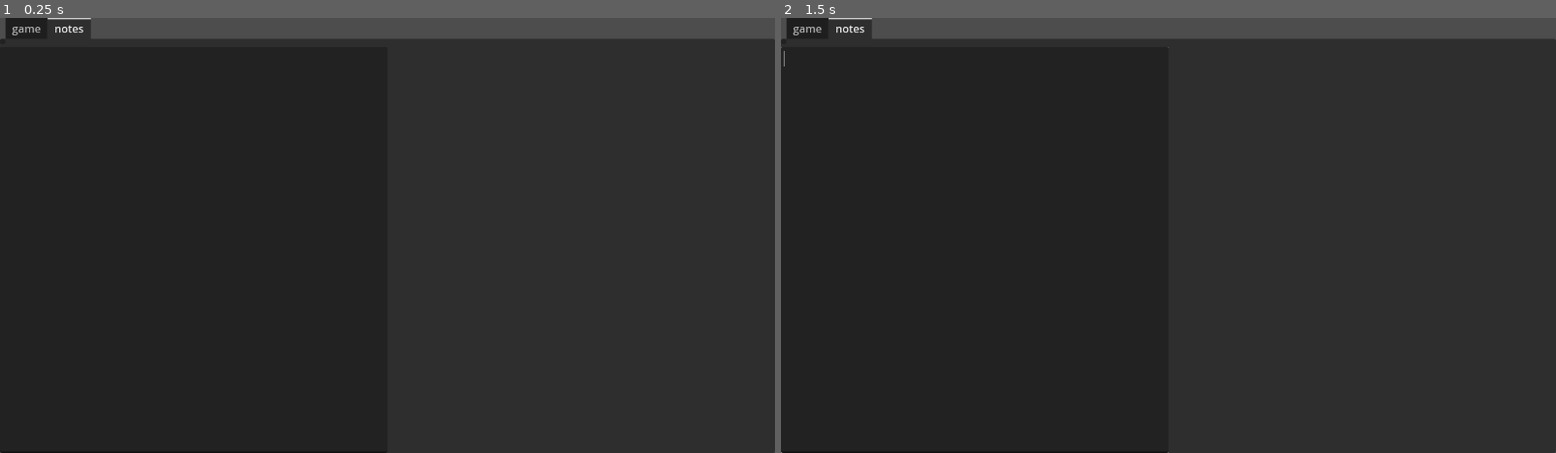
Above: before the commit, frames 1-2 (left to right).
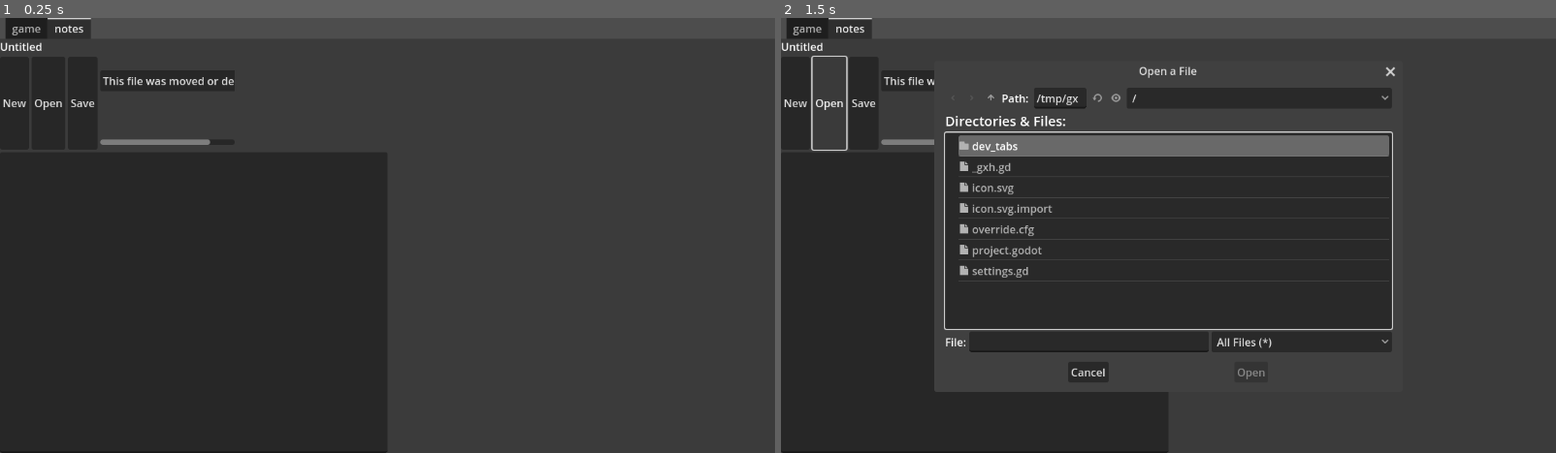
Above: after the commit, the same moments.

Repository: Furio-Faerfax/godot-dev-tabs
Game: Godot game, scene res://dev_tabs/dev_tabs.tscn
Two runs of this game, one before a commit and one after it. Both use one fixed random seed, a clock stepped at 60 frames per second and the inputs below. Before the commit the project starts from res://dev_tabs/notes_n_gdd.tscn.
Inputs (mouse positions are in pixels of both pictures, inside the frame that each line leads up to):
- Up to frame 1 (0.25 s): no input
- Up to frame 2 (1.5 s): click (781, 39) at 0.52 s; click (827, 105) at 1.25 s, where only the run after the commit has a clickable "Open"

The runs differ from the first frame. In frame 1, 8.8% of the frame differs, in the area x 0-50%, y 4-31%; in frame 2, 15%, in the area x 0-80%, y 4-100%.

Commit message:
The Editor is working, but at some point I messed up so the code is not the best way to do it but it works, recent files, are now added when loaded or new files are saved, they will sort up when they are already in the list or when they get selected. unsaved changes will give a warning when switching files

Diff:
--- /dev/null
+++ b/dev_tabs/dev_tab_file_handler.gd
@@ -0,0 +1,28 @@
+class_name dev_tab_file_handler
+
+signal file_deleted(path)
+
+
+func save(path, data: String):
+	var file = FileAccess.open(path, FileAccess.WRITE)
+	file.store_line(data)
+	file.close()
+
+func loading(path):
+	var file = FileAccess.open(path, FileAccess.READ)
+	if file:
+		var data = file.get_as_text()
+		file.close()
+		#print(data)
+		var data_arr = data.split("\n")
+		var data_array := []
+		for line in data_arr:
+			var t = line.split("|")
+			t.push_back("")
+			t.push_back(path)
+			data_array.push_back(t)
+		#print(data_array)
+		return data_array
+	else:
+		file_deleted.emit(path)
+		return [["This file was moved or deleted!", path, "file_deleted", path]]
--- /dev/null
+++ b/dev_tabs/dev_tabs.tscn
@@ -0,0 +1,154 @@
+[gd_scene load_steps=7 format=3 uid="uid://cf8v77spj0qii"]
+
+[ext_resource type="Script" path="res://dev_tabs/root.gd" id="1_527f6"]
+[ext_resource type="Theme" uid="uid://lfn137rvcqs6" path="res://dev_tabs/disabled_panel_bg.tres" id="2_upsdm"]
+[ext_resource type="Script" path="res://dev_tabs/tabs.gd" id="3_2x37h"]
+[ext_resource type="Script" path="res://dev_tabs/tab_splitter.gd" id="4_mecg8"]
+[ext_resource type="Script" path="res://dev_tabs/editor.gd" id="5_b7r6v"]
+[ext_resource type="PackedScene" uid="uid://1av4nnxgw4sq" path="res://dev_tabs/drop_down/drop_down.tscn" id="6_ghe41"]
+
+[node name="root" type="Control" groups=["root"]]
+layout_mode = 3
+anchors_preset = 15
+anchor_right = 1.0
+anchor_bottom = 1.0
+grow_horizontal = 2
+grow_vertical = 2
+script = ExtResource("1_527f6")
+
+[node name="game" type="Node2D" parent="."]
+position = Vector2(-22, -42)
+
+[node name="game_area" type="Control" parent="."]
+top_level = true
+clip_contents = true
+layout_mode = 1
+anchors_preset = 15
+anchor_right = 1.0
+anchor_bottom = 1.0
+offset_top = 33.0
+grow_horizontal = 2
+grow_vertical = 2
+
+[node name="canvas" type="CanvasLayer" parent="."]
+
+[node name="tabs" type="TabContainer" parent="canvas"]
+clip_contents = true
+anchors_preset = 15
+anchor_right = 1.0
+anchor_bottom = 1.0
+grow_horizontal = 2
+grow_vertical = 2
+theme = ExtResource("2_upsdm")
+current_tab = 1
+script = ExtResource("3_2x37h")
+
+[node name="game" type="Control" parent="canvas/tabs"]
+visible = false
+clip_contents = true
+layout_mode = 2
+theme = ExtResource("2_upsdm")
+metadata/_tab_index = 0
+
+[node name="notes" type="TabBar" parent="canvas/tabs"]
+layout_mode = 2
+metadata/_tab_index = 1
+
+[node name="tab_bg" type="ColorRect" parent="canvas/tabs/notes"]
+layout_mode = 1
+anchors_preset = 15
+anchor_right = 1.0
+anchor_bottom = 1.0
+grow_horizontal = 2
+grow_vertical = 2
+color = Color(0.230315, 0.230315, 0.230315, 1)
+
+[node name="tab_splitter" type="HSplitContainer" parent="canvas/tabs/notes"]
+layout_mode = 1
+anchors_preset = 15
+anchor_right = 1.0
+anchor_bottom = 1.0
+grow_horizontal = 2
+grow_vertical = 2
+script = ExtResource("4_mecg8")
+
+[node name="editor" type="VBoxContainer" parent="canvas/tabs/notes/tab_splitter"]
+layout_mode = 2
+script = ExtResource("5_b7r6v")
+
+[node name="current_document" type="Label" parent="canvas/tabs/notes/tab_splitter/editor"]
+layout_mode = 2
+
+[node name="tools" type="HBoxContainer" parent="canvas/tabs/notes/tab_splitter/editor"]
+layout_mode = 2
+
+[node name="new" type="Button" parent="canvas/tabs/notes/tab_splitter/editor/tools"]
+layout_mode = 2
+text = "New"
+
+[node name="open" type="Button" parent="canvas/tabs/notes/tab_splitter/editor/tools"]
+layout_mode = 2
+text = "Open"
+
+[node name="save" type="Button" parent="canvas/tabs/notes/tab_splitter/editor/tools"]
+layout_mode = 2
+text = "Save"
+
+[node name="drop_down" parent="canvas/tabs/notes/tab_splitter/editor/tools" instance=ExtResource("6_ghe41")]
+layout_mode = 2
+save_path = "user://recent_files.txt"
+type = "recent_files"
+
+[node name="text" type="TextEdit" parent="canvas/tabs/notes/tab_splitter/editor"]
+layout_mode = 2
+size_flags_vertical = 3
+
+[node name="notes" type="VBoxContainer" parent="canvas/tabs/notes/tab_splitter"]
+layout_mode = 2
+
+[node name="HBoxContainer" type="HBoxContainer" parent="canvas/tabs/notes/tab_splitter/notes"]
+layout_mode = 2
+
+[node name="ColorRect" type="ColorRect" parent="canvas/tabs/notes/tab_splitter/notes"]
+layout_mode = 2
+
+[node name="dialogs" type="Node" parent="."]
+
+[node name="editor_open_dialog" type="FileDialog" parent="dialogs"]
+unique_name_in_owner = true
+title = "Open a File"
+initial_position = 2
+size = Vector2i(680, 455)
+ok_button_text = "Open"
+file_mode = 0
+access = 2
+
+[node name="editor_save_dialog" type="FileDialog" parent="dialogs"]
+unique_name_in_owner = true
+initial_position = 2
+size = Vector2i(527, 180)
+access = 2
+
+[node name="editor_unsaved_dialog" type="ConfirmationDialog" parent="dialogs"]
+unique_name_in_owner = true
+title = "Caution! Unsaved changes!"
+initial_position = 2
+size = Vector2i(620, 100)
+ok_button_text = "Yes"
+dialog_text = "There are unsaved changes in the Editor, do you want to save before proceed?"
+cancel_button_text = "No"
+
+[connection signal="tab_changed" from="canvas/tabs" to="canvas/tabs" method="_on_tab_changed"]
+[connection signal="tab_changed" from="canvas/tabs/notes" to="canvas/tabs" method="_on_notes_tab_changed"]
+[connection signal="dragged" from="canvas/tabs/notes/tab_splitter" to="canvas/tabs/notes/tab_splitter" method="_on_dragged"]
+[connection signal="pressed" from="canvas/tabs/notes/tab_splitter/editor/tools/new" to="canvas/tabs/notes/tab_splitter/editor" method="_on_new_pressed"]
+[connection signal="pressed" from="canvas/tabs/notes/tab_splitter/editor/tools/open" to="canvas/tabs/notes/tab_splitter/editor" method="_on_open_pressed"]
+[connection signal="pressed" from="canvas/tabs/notes/tab_splitter/editor/tools/save" to="canvas/tabs/notes/tab_splitter/editor" method="_on_save_pressed"]
+[connection signal="drop_button_pressed" from="canvas/tabs/notes/tab_splitter/editor/tools/drop_down" to="canvas/tabs/notes/tab_splitter/editor" method="_on_drop_down_drop_button_pressed"]
+[connection signal="text_changed" from="canvas/tabs/notes/tab_splitter/editor/text" to="canvas/tabs/notes/tab_splitter/editor" method="_on_text_text_changed"]
+[connection signal="canceled" from="dialogs/editor_open_dialog" to="canvas/tabs/notes/tab_splitter/editor" method="_on_file_dialog_canceled"]
+[connection signal="file_selected" from="dialogs/editor_open_dialog" to="canvas/tabs/notes/tab_splitter/editor" method="_on_file_dialog_file_selected"]
+[connection signal="canceled" from="dialogs/editor_save_dialog" to="canvas/tabs/notes/tab_splitter/editor" method="_on_save_dialog_canceled"]
+[connection signal="file_selected" from="dialogs/editor_save_dialog" to="canvas/tabs/notes/tab_splitter/editor" method="_on_save_dialog_file_selected"]
+[connection signal="canceled" from="dialogs/editor_unsaved_dialog" to="canvas/tabs/notes/tab_splitter/editor" method="_on_unsaved_changes_canceled"]
+[connection signal="confirmed" from="dialogs/editor_unsaved_dialog" to="canvas/tabs/notes/tab_splitter/editor" method="_on_unsaved_changes_confirmed"]
--- /dev/null
+++ b/dev_tabs/disabled_panel_bg.tres
@@ -0,0 +1,41 @@
+[gd_resource type="Theme" load_steps=4 format=3 uid="uid://lfn137rvcqs6"]
+
+[sub_resource type="StyleBoxFlat" id="StyleBoxFlat_cql03"]
+content_margin_left = 0.0
+content_margin_top = 0.0
+content_margin_right = 0.0
+content_margin_bottom = 0.0
+bg_color = Color(0.44, 0.44, 0.44, 0)
+corner_radius_top_left = 3
+corner_radius_top_right = 3
+corner_radius_bottom_right = 3
+corner_radius_bottom_left = 3
+corner_detail = 5
+
+[sub_resource type="StyleBoxFlat" id="StyleBoxFlat_lxei0"]
+content_margin_left = 4.0
+content_margin_top = 4.0
+content_margin_right = 4.0
+content_margin_bottom = 4.0
+bg_color = Color(1, 1, 1, 0.75)
+draw_center = false
+border_width_left = 2
+border_width_top = 2
+border_width_right = 2
+border_width_bottom = 2
+corner_radius_top_left = 3
+corner_radius_top_right = 3
+corner_radius_bottom_right = 3
+corner_radius_bottom_left = 3
+corner_detail = 5
+expand_margin_left = 2.0
+expand_margin_top = 2.0
+expand_margin_right = 2.0
+expand_margin_bottom = 2.0
+
+[sub_resource type="StyleBoxTexture" id="StyleBoxTexture_184dn"]
+
+[resource]
+TabContainer/styles/panel = SubResource("StyleBoxFlat_cql03")
+TabContainer/styles/tab_focus = SubResource("StyleBoxFlat_lxei0")
+TabContainer/styles/tabbar_background = SubResource("StyleBoxTexture_184dn")
--- /dev/null
+++ b/dev_tabs/drop_down/drop_down.gd
@@ -0,0 +1,86 @@
+extends Control
+
+signal drop_button_pressed(type, action_content)
+
+@onready var entries: VBoxContainer = $scroller/entries
+@export var save_path := ""
+@export var type := ""
+@export var max_recent_files := 10
+
+const DROP_DOWN_BUTTON = preload("res://dev_tabs/drop_down/drop_down_button.tscn")
+
+var drop_list: Array = []
+var file = dev_tab_file_handler.new()
+
+
+func _ready() -> void:
+	_gen_list()
+
+func _gen_list():
+	drop_list = file.loading(save_path)
+	for entry in drop_list:
+		entry.remove_at(entry.size()-1)
+		entry.remove_at(entry.size()-1)
+		if entry[0] != "" and entry.size() > 1:
+			var inst = DROP_DOWN_BUTTON.instantiate()
+			inst.text = entry[0]
+			inst.file_path = entry[1]
+			inst.type = type
+			inst.drop_button_pressed.connect(drop_button_pressed_link)
+			entries.add_child(inst)
+			inst.owner = self
+
+func _save_list():
+	var text := ""
+	for entry in drop_list:
+		if entry.size() > 1:
+			if entry.size() > 13:
+				entry.remove_at(entry.size()-1)
+
+			if entry.size() > 12:
+				entry.remove_at(entry.size()-1)
+			#print(entry)
+			text += "\n"+str(entry[0])+"|"+str(entry[1])
+			file.save(save_path, text)
+
+func drop_button_pressed_link(_type, action_content):
+	drop_button_pressed.emit(_type, action_content)
+
+func add_new_to_list(new_entry):
+	drop_list.push_front([new_entry[1], str(new_entry[0])+"."+str(new_entry[2])])
+	for drops in drop_list.size()-1:
+		if drop_list[drops][0] == "":
+			drop_list.pop_at(drops)
+
+	for i in drop_list.size()-1:
+		if i == 0:
+			continue
+		if drop_list[i][0] == new_entry[1]:
+			drop_list.pop_at(i)
+			break
+
+	if drop_list.size() > max_recent_files:
+		entries.remove_child(entries.get_child(max_recent_files))
+		drop_list.pop_back()
+
+	new_file_saved()
+
+func sort_up(_title, path):
+	for entry in drop_list.size()-1:
+		if drop_list[entry][0] == _title:
+			var temp = drop_list[entry]
+			drop_list.pop_at(entry)
+			drop_list.push_front(temp)
+			for ent in entries.get_children():
+				if ent.file_path == path:
+					entries.move_child(ent, 0)
+					break
+			break
+	_save_list()
+
+func new_file_saved():
+	for entry in entries.get_children():
+		entry.free()
+
+	_save_list()
+	_gen_list()
--- /dev/null
+++ b/dev_tabs/drop_down/drop_down.tscn
@@ -0,0 +1,25 @@
+[gd_scene load_steps=2 format=3 uid="uid://1av4nnxgw4sq"]
+
+[ext_resource type="Script" path="res://dev_tabs/drop_down/drop_down.gd" id="1_px0qf"]
+
+[node name="drop_down" type="Control"]
+clip_contents = true
+custom_minimum_size = Vector2(200, 138.95)
+layout_mode = 3
+anchor_right = 0.174
+anchor_bottom = 0.154
+offset_right = -200.448
+offset_bottom = -99.792
+size_flags_horizontal = 8
+script = ExtResource("1_px0qf")
+
+[node name="scroller" type="ScrollContainer" parent="."]
+layout_mode = 2
+offset_top = 20.0
+offset_right = 200.0
+offset_bottom = 131.0
+
+[node name="entries" type="VBoxContainer" parent="scroller"]
+layout_mode = 2
+size_flags_horizontal = 3
+size_flags_vertical = 3
--- /dev/null
+++ b/dev_tabs/drop_down/drop_down_button.gd
@@ -0,0 +1,16 @@
+extends Button
+
+class_name drop_down_button
+
+signal drop_button_pressed(type, action_content)
+
+var file = dev_tab_file_handler.new()
+var file_path := ""
+var type := ""
+
+
+func _ready() -> void:
+	pressed.connect(open)
+
+func open():
+	drop_button_pressed.emit(type, file.loading(file_path))
--- /dev/null
+++ b/dev_tabs/drop_down/drop_down_button.tscn
@@ -0,0 +1,6 @@
+[gd_scene load_steps=2 format=3 uid="uid://b6kf03njnyand"]
+
+[ext_resource type="Script" path="res://dev_tabs/drop_down/drop_down_button.gd" id="1_43mmg"]
+
+[node name="drop_down_button" type="Button"]
+script = ExtResource("1_43mmg")
--- /dev/null
+++ b/dev_tabs/editor.gd
@@ -0,0 +1,152 @@
+extends VBoxContainer
+
+signal is_saved()
+@onready var editor_open_dialog: FileDialog = %editor_open_dialog
+@onready var editor_save_dialog: FileDialog = %editor_save_dialog
+@onready var editor_unsaved_dialog: ConfirmationDialog = %editor_unsaved_dialog
+@onready var drop_down: Control = $tools/drop_down
+@onready var current_document: Label = $current_document
+@onready var text: TextEdit = $text
+
+var current_title := "Untitled"
+var document_changed := false
+var unsaved_changes := false
+var missing_file := false
+var file = dev_tab_file_handler.new()
+var new_doc = false
+
+
+func _ready() -> void:
+	current_document.text = current_title
+
+func _on_drop_down_drop_button_pressed(_type: Variant, action_content: Variant) -> void:
+	if unsaved_changes:
+		editor_unsaved_dialog.popup()
+		await 1
+		await editor_unsaved_dialog.visibility_changed
+		await 1
+		await is_saved
+		#await able_to_open
+		unsaved_changes = false
+		document_changed = false
+
+	text.text = ""
+	for line in action_content:
+		text.text += line[0]+"\n"
+
+	if action_content[0][2] == "file_deleted":
+		file_deleted(action_content[0][3])
+		missing_file = true
+	else:
+		missing_file = false
+		for entry in drop_down.drop_list.size():
+			#print(entry)
+			if drop_down.drop_list[entry].size() > 1:
+				if drop_down.drop_list[entry][1] == action_content[0][2]:
+					current_title = drop_down.drop_list[entry][0]
+					drop_down.sort_up(current_title, action_content[0][2])
+
+		current_document.text = current_title
+
+func file_deleted(path):
+	for entry in drop_down.drop_list.size():
+		if drop_down.drop_list[entry][1] ==  path:
+			current_title = drop_down.drop_list[entry][0]+" - file is missing, saving will save it at this path!"
+			#drop_down.drop_list[entry][0] += str(" - this file is missing!")
+			drop_down.get_node("scroller/entries").get_child(entry-1).text = drop_down.drop_list[entry][0]
+			current_document.text = current_title
+
+func _on_save_pressed() -> void:
+	if current_title == "Untitled":
+		editor_save_dialog.popup()
+	else:
+		current_document.text = str(current_title)
+		unsaved_changes = false
+		document_changed = false
+		var title :String = current_title
+		if missing_file:
+			var _title = title.split("-")
+			title = _title[0]
+			title[title.length()-1] = ""
+
+		for entry in drop_down.drop_list.size():
+			if drop_down.drop_list[entry][0] == title:
+				file.save(drop_down.drop_list[entry][1], text.text)
+				is_saved.emit()
+				break
+
+func _on_text_text_changed() -> void:
+	if !document_changed:
+		document_changed = true
+		current_document.text = str(current_title)+"*"
+		unsaved_changes = true
+
+func _on_file_dialog_file_selected(path: String) -> void:
+	var splitted = path.split(".")
+	if splitted[1] == "txt":
+		var path_split = splitted[0]
+		var path_split_folders = path_split.split("/")
+		var file_name_split = path_split_folders[path_split_folders.size()-1]
+
+		splitted[1] = file_name_split
+		splitted.push_back("txt")
+		#print(splitted)
+		current_title = splitted[1]
+		current_document.text = current_title
+		drop_down.add_new_to_list(splitted)
+		_on_drop_down_drop_button_pressed("file", file.loading(str(splitted[0])+"."+str(splitted[2])))
+
+func _on_open_pressed() -> void:
+	if unsaved_changes:
+		editor_unsaved_dialog.popup()
+		await 1
+		await editor_unsaved_dialog.visibility_changed
+	editor_open_dialog.popup()
+
+func _on_new_pressed() -> void:
+	new_doc = true
+	if unsaved_changes:
+		editor_unsaved_dialog.popup()
+	else:
+		current_document.text = "Untitled"
+		current_title = "Untitled"
+		text.text = ""
+
+func _on_save_dialog_canceled() -> void:
+	pass # Replace with function body.
+
+func _on_save_dialog_file_selected(path: String) -> void:
+	#print(path)
+	var title_ = path.split("/")
+	title_ = title_[title_.size()-1].split(".")
+	current_title = title_[0]
+	current_document.text = current_title
+	if drop_down.drop_list[0][0] == "":
+		drop_down.drop_list.pop_front()
+	if drop_down.drop_list[drop_down.drop_list.size()-1][0] == "":
+		drop_down.drop_list.pop_back()
+	drop_down.drop_list.push_front([current_title, path])
+
+	if drop_down.drop_list.size() > drop_down.max_recent_files:
+		drop_down.drop_list.pop_back()
+	#print(drop_down.drop_list)
+	_on_save_pressed()
+
+	drop_down.new_file_saved()
+
+
+func _on_unsaved_changes_canceled() -> void:
+	if new_doc:
+		new_doc = false
+		current_document.text = "Untitled"
+		current_title = "Untitled"
+		text.text = ""
+
+	unsaved_changes = false
+	document_changed = false
+	is_saved.emit()
+
+
+func _on_unsaved_changes_confirmed() -> void:
+	_on_save_pressed()
+	_on_unsaved_changes_canceled()
--- a/dev_tabs/notes_n_gdd.gd
+++ /dev/null
@@ -1,26 +0,0 @@
-extends TabContainer
-## This script switch between normal game mode and note tab system while developing
-
-@onready var root: Control = $".."
-@onready var tabs: TabContainer = $"."
-@onready var game_tab: TabBar = $game
-@onready var game: Node2D = $"../game"
-
-var init := true
-
-
-func _ready() -> void:
-	Settings.dev_mode_changed.connect(switch_tabs)
-
-func _process(_delta: float) -> void:
-	if init:
-		init = false
-		switch_tabs()
-
-func switch_tabs():
-	if Settings.dev_mode and Settings.note_mode:
-		tabs.show()
-		game.reparent(game_tab)
-	else:
-		game.reparent(root)
-		tabs.hide()
--- a/dev_tabs/notes_n_gdd.tscn
+++ /dev/null
@@ -1,82 +0,0 @@
-[gd_scene load_steps=5 format=3 uid="uid://cf8v77spj0qii"]
-
-[ext_resource type="Script" path="res://dev_tabs/notes_n_gdd.gd" id="1_g5hig"]
-[ext_resource type="Script" path="res://dev_tabs/root.gd" id="1_mm5sv"]
-[ext_resource type="Script" path="res://dev_tabs/tab_splitter.gd" id="3_wg21v"]
-
-[sub_resource type="GDScript" id="GDScript_q6o4y"]
-script/source = "extends TabBar
-
-
-func _ready() -> void:
-	pass
-"
-
-[node name="root" type="Control" groups=["root"]]
-layout_mode = 3
-anchors_preset = 15
-anchor_right = 1.0
-anchor_bottom = 1.0
-grow_horizontal = 2
-grow_vertical = 2
-script = ExtResource("1_mm5sv")
-
-[node name="game" type="Node2D" parent="."]
-visible = false
-position = Vector2(0, 31)
-
-[node name="Tabs" type="TabContainer" parent="."]
-layout_mode = 1
-anchors_preset = 15
-anchor_right = 1.0
-anchor_bottom = 1.0
-grow_horizontal = 2
-grow_vertical = 2
-current_tab = 1
-script = ExtResource("1_g5hig")
-
-[node name="game" type="TabBar" parent="Tabs"]
-visible = false
-layout_mode = 2
-metadata/_tab_index = 0
-
-[node name="notes" type="TabBar" parent="Tabs"]
-layout_mode = 2
-script = SubResource("GDScript_q6o4y")
-metadata/_tab_index = 1
-
-[node name="NotesNGdd" type="Node2D" parent="Tabs/notes"]
-position = Vector2(0, -31)
-
-[node name="tab_splitter" type="HSplitContainer" parent="Tabs/notes"]
-layout_mode = 1
-anchors_preset = 15
-anchor_right = 1.0
-anchor_bottom = 1.0
-grow_horizontal = 2
-grow_vertical = 2
-script = ExtResource("3_wg21v")
-
-[node name="gdd" type="VBoxContainer" parent="Tabs/notes/tab_splitter"]
-layout_mode = 2
-
-[node name="HBoxContainer" type="HBoxContainer" parent="Tabs/notes/tab_splitter/gdd"]
-layout_mode = 2
-
-[node name="Button" type="Button" parent="Tabs/notes/tab_splitter/gdd/HBoxContainer"]
-layout_mode = 2
-
-[node name="TextEdit" type="TextEdit" parent="Tabs/notes/tab_splitter/gdd"]
-layout_mode = 2
-size_flags_vertical = 3
-
-[node name="notes" type="VBoxContainer" parent="Tabs/notes/tab_splitter"]
-layout_mode = 2
-
-[node name="HBoxContainer" type="HBoxContainer" parent="Tabs/notes/tab_splitter/notes"]
-layout_mode = 2
-
-[node name="ColorRect" type="ColorRect" parent="Tabs/notes/tab_splitter/notes"]
-layout_mode = 2
-
-[connection signal="dragged" from="Tabs/notes/tab_splitter" to="Tabs/notes/tab_splitter" method="_on_dragged"]
--- a/dev_tabs/root.gd
+++ b/dev_tabs/root.gd
@@ -2,12 +2,6 @@
 @export var dev_mode_toggle = true
 @export var note_mode_toggle = true
 
-# Called when the node enters the scene tree for the first time.
 func _ready() -> void:
 	Settings.dev_mode = dev_mode_toggle
 	Settings.note_mode = note_mode_toggle
-
-
-# Called every frame. 'delta' is the elapsed time since the previous frame.
-func _process(delta: float) -> void:
-	pass
--- a/dev_tabs/tab_splitter.gd
+++ b/dev_tabs/tab_splitter.gd
@@ -10,12 +10,10 @@
 	get_tree().root.size_changed.connect(_on_viewport_size_changed)
 	split_offset = DisplayServer.window_get_size().x/2.0 as int
 
-
 func _on_viewport_size_changed():
 	if auto_resize:
 		var window_size = get_tree().root.get_viewport().get_size()
 		split_offset = window_size.x/2
-
 
 func _input(event: InputEvent) -> void:
 	if event is InputEventMouseButton and event.button_index == MOUSE_BUTTON_LEFT:
@@ -28,7 +26,6 @@
 		right_clicked = true
 		_on_viewport_size_changed()
 
-
 func _on_dragged(_offset: int) -> void:
 	if auto_resize and not right_clicked:
 		auto_resize = false
--- /dev/null
+++ b/dev_tabs/tabs.gd
@@ -0,0 +1,37 @@
+extends TabContainer
+## This script switch between normal game mode and note tab system while developing
+
+@onready var root: Control = $"../.."
+@onready var tabs: TabContainer = $"."
+@onready var game_tab: Control = $game
+@onready var game_area: Control = $"../../game_area"
+@onready var game: Node2D = $"../../game"
+
+var init := true
+
+
+func _ready() -> void:
+	Settings.dev_mode_changed.connect(switch_tabs)
+
+func _process(_delta: float) -> void:
+	if init:
+		init = false
+		switch_tabs()
+
+func switch_tabs():
+	if Settings.dev_mode and Settings.note_mode:
+		tabs.show()
+		game.reparent(game_area)
+	else:
+		tabs.hide()
+		game.reparent(root)
+		game.show()
+
+func _on_tab_changed(tab: int) -> void:
+	if tab != 0:
+		if game:
+			game.hide()
+			game.process_mode = Node.PROCESS_MODE_DISABLED
+	else:
+		game.show()
+		game.process_mode = Node.PROCESS_MODE_INHERIT
--- a/project.godot
+++ b/project.godot
@@ -11,7 +11,7 @@
 [application]
 
 config/name="Dev Tabs"
-run/main_scene="res://dev_tabs/notes_n_gdd.tscn"
+run/main_scene="res://dev_tabs/dev_tabs.tscn"
 config/features=PackedStringArray("4.3", "GL Compatibility")
 config/icon="res://icon.svg"
 
--- a/settings.gd
+++ b/settings.gd
@@ -12,6 +12,8 @@
 	ev.keycode = KEY_F1
 	InputMap.action_add_event("switch_note_mode", ev)
 
+	#_open_user_directory()
+
 func _input(event: InputEvent) -> void:
 	if event.is_action_pressed("ui_cancel"):
 		get_tree().quit()
@@ -19,3 +21,7 @@
 	if Input.is_action_just_released("switch_note_mode"):
 		dev_mode = !dev_mode
 		dev_mode_changed.emit()
+
+
+func _open_user_directory():
+	OS.shell_open(OS.get_user_data_dir())
